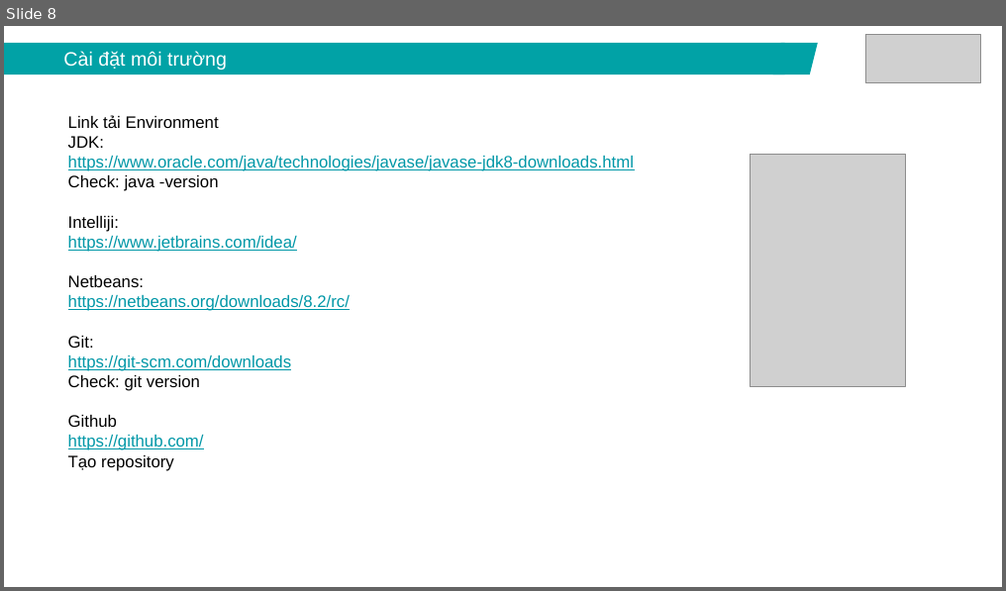
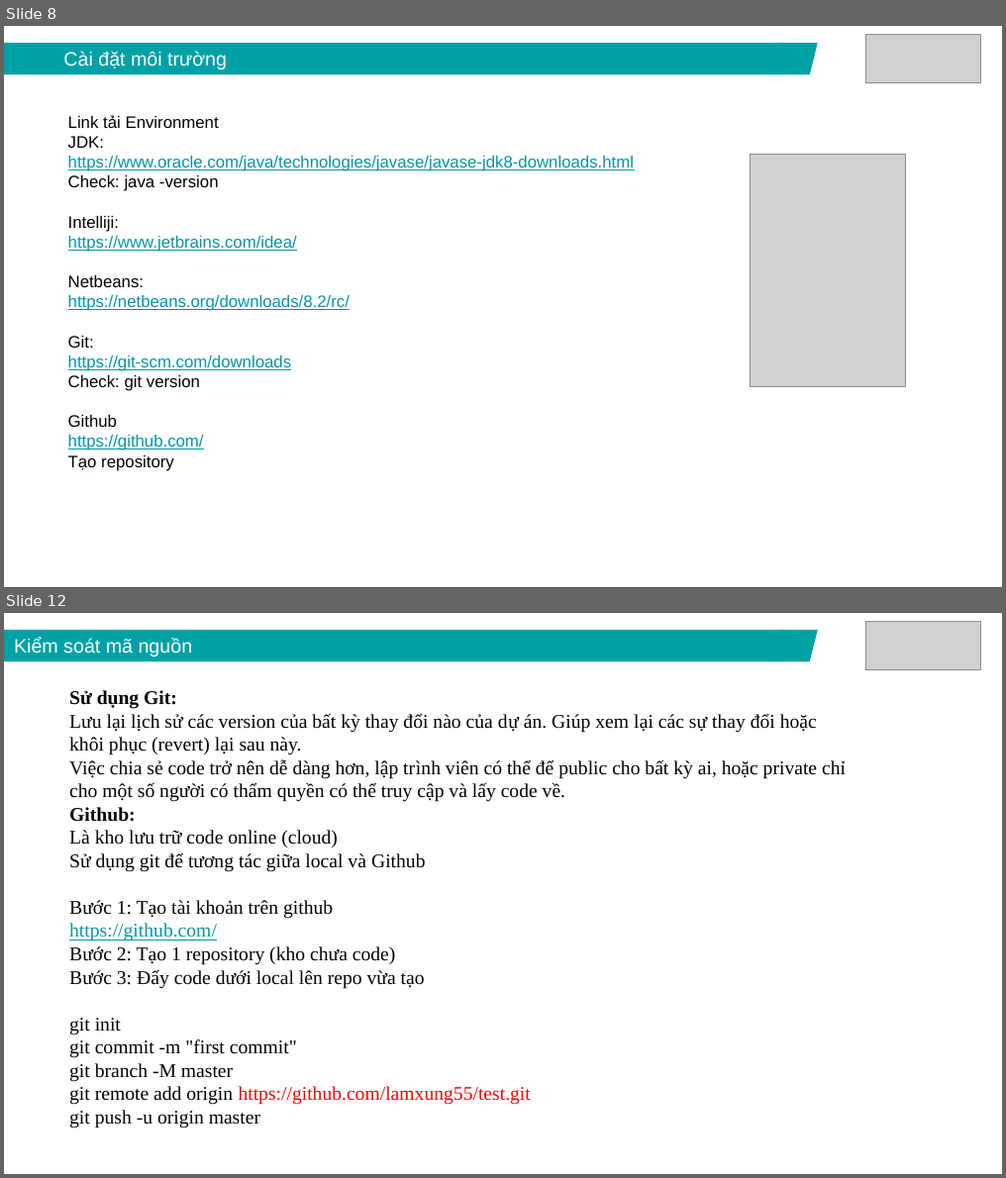
Before and after one commit to lamxung55/javacore, a slide deck: ppt/Java core - Lecture 1 - Introduction.pptx. Shown one above the other, each under a label of ours: slide 8 before the commit, slides 8 and 12 after it; the slides between them are not shown. The pictures are 1006x591 and 1006x1178 pixels, drawn with LibreOffice and Linux fonts; fonts in the diff are those of the drawing; grey boxes stand for pictures. Boxes give left, top, right and bottom in pixels: in the first picture for what was removed or moved away, otherwise in the second. Text is boxed around its words. In the diff, an @@ line names an element or a change of style, - is before the commit and + after.

```diff
--- a/ppt/Java core - Lecture 1 - Introduction.pptx
+++ b/ppt/Java core - Lecture 1 - Introduction.pptx
@@ slide 12 added at box(4, 613, 1002, 1174), background #FFFFFF @@
@@ rectangle added at box(4, 630, 784, 662), fill #01A2A6, 14 pt, text #FFFFFF @@
+Kiểm soát mã nguồn
@@ parallelogram added at box(772, 630, 818, 662), fill #01A2A6 @@
@@ picture added at box(865, 621, 981, 669) @@
@@ text added at box(69, 690, 846, 1129), 14 pt, text #000000 @@
+Sử dụng Git:
+Lưu lại lịch sử các version của bất kỳ thay đổi nào của dự án. Giúp xem lại các sự thay đổi hoặc khôi phục (revert) lại sau này.
+Việc chia sẻ code trở nên dễ dàng hơn, lập trình viên có thể để public cho bất kỳ ai, hoặc private chỉ cho một số người có thẩm quyền có thể truy cập và lấy code về.
+Github:
+Là kho lưu trữ code online (cloud)
+Sử dụng git để tương tác giữa local và Github
+Bước 1: Tạo tài khoản trên github
+https://github.com/
+Bước 2: Tạo 1 repository (kho chưa code)
+Bước 3: Đẩy code dưới local lên repo vừa tạo
+git init
+git commit -m "first commit"
+git branch -M master
+git remote add origin https://github.com/lamxung55/test.git
+git push -u origin master
```
Also in this commit, not shown: 5 slides changed, 4 other slides added, 5 slides removed.
